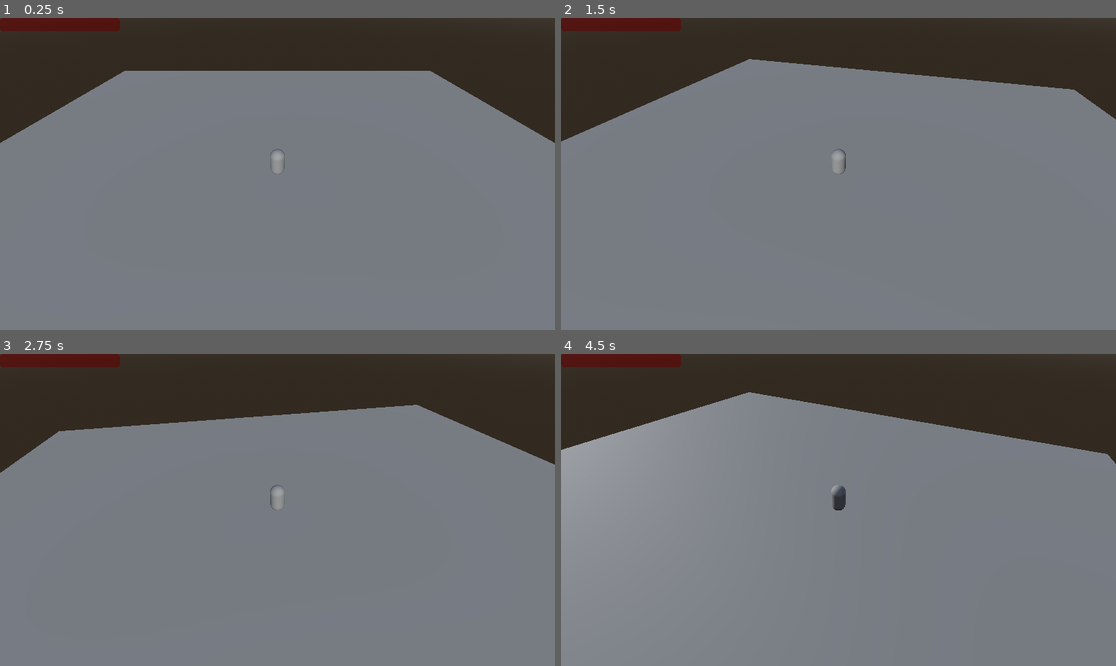
Above: before the commit, frames 1-4 (two rows, left to right).
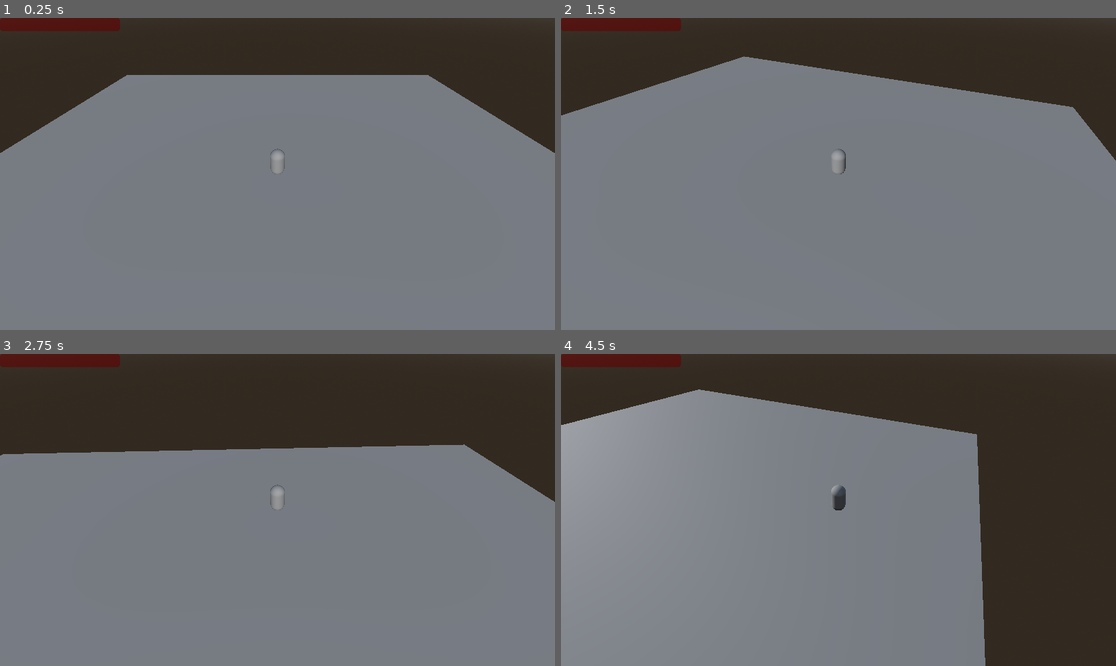
Above: after the commit, the same moments.

Repository: MikaelVV/Fortuna
Game: Godot game, scene res://Scenes/Main01.tscn
The game is run twice, just before and just after one commit, with the same random seed, the same clock (stepped at 60 frames per second) and the same inputs.
Inputs (mouse positions are in pixels of both pictures, inside the frame that each line leads up to):
- Up to frame 1 (0.25 s): no input
- Up to frame 2 (1.5 s): tap Enter (ui_accept) at 0.5, 0.77 s; move the mouse to (960, 158) at 0.52 s; click (960, 158) at 0.6 s; move the mouse to (727, 189) at 1.27 s; click (727, 189) at 1.35 s
- Up to frame 3 (2.75 s): tap Enter (ui_accept) at 1.52 s; move the mouse to (333, 441) at 2.02 s; click (333, 441) at 2.1 s
- Up to frame 4 (4.5 s): move the mouse to (810, 572) at 2.77 s; click (810, 572) at 2.85 s; tap Enter (ui_accept) at 3.02, 3.77 s; move the mouse to (1005, 556) at 3.52 s; click (1005, 556) at 3.6 s; move the mouse to (672, 463) at 4.27 s; click (672, 463) at 4.35 s

The runs differ from the first frame. In frame 1, 1.9% of the frame differs, in the area x 0-100%, y 16-44%; in frame 2, 3.9%; in frame 3, 9.1%; in frame 4, 20%, in the area x 0-100%, y 11-100%.

Commit message:
Final fix to movement

Diff:
--- a/Scripts/PlayerController.gd
+++ b/Scripts/PlayerController.gd
@@ -37,12 +37,14 @@
 	if(navigationAgent.is_target_reached()):
 		return
 
-	var new_velocity = movement()
+	movement(delta)
+	pass
+	##var new_velocity = movement()
 
-	velocity.x = new_velocity.x
-	velocity.z = new_velocity.z
+	##velocity.x = new_velocity.x
+	##velocity.z = new_velocity.z
 
-	move_and_slide()
+	#move_and_slide()
 
 
 
@@ -74,15 +76,20 @@
 
 
 
-func movement() -> Vector3:
-	var next_path_position = navigationAgent.get_next_path_position()
-	var current_agent_position = global_position
+func movement(delta):
+	var targetPosition = navigationAgent.get_next_path_position()
+	var direction = global_position.direction_to(targetPosition)
 
-	var new_velocity = next_path_position - current_agent_position
-	new_velocity = new_velocity.normalized() * SPEED
+	velocity = direction * SPEED
+	move_and_slide()
+	##var next_path_position = navigationAgent.get_next_path_position()
+	##var current_agent_position = global_position
+
+	##var new_velocity = next_path_position - current_agent_position
+	##new_velocity = new_velocity.normalized() * SPEED
 
 
-	return new_velocity
+	##return new_velocity
 
 func look_at_path(direction : Vector3) -> void:
 	look_at(Vector3(direction.x, global_position.y, direction.z), Vector3.UP)
